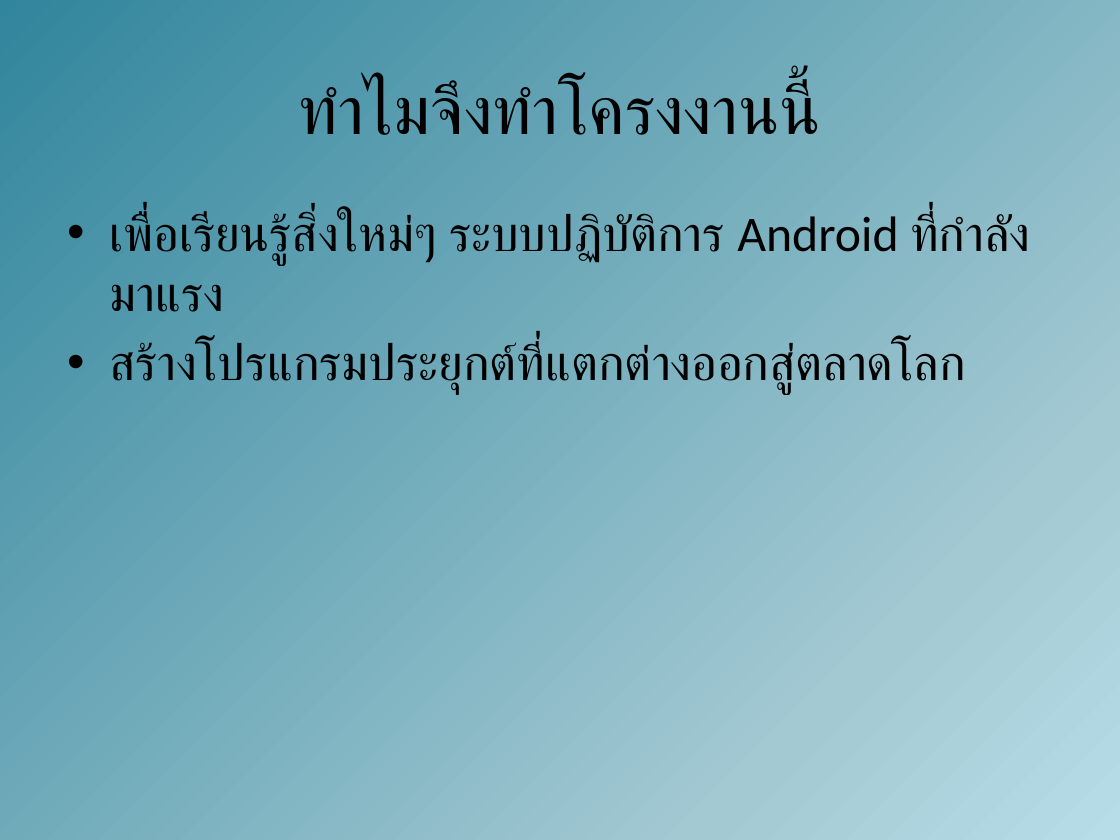
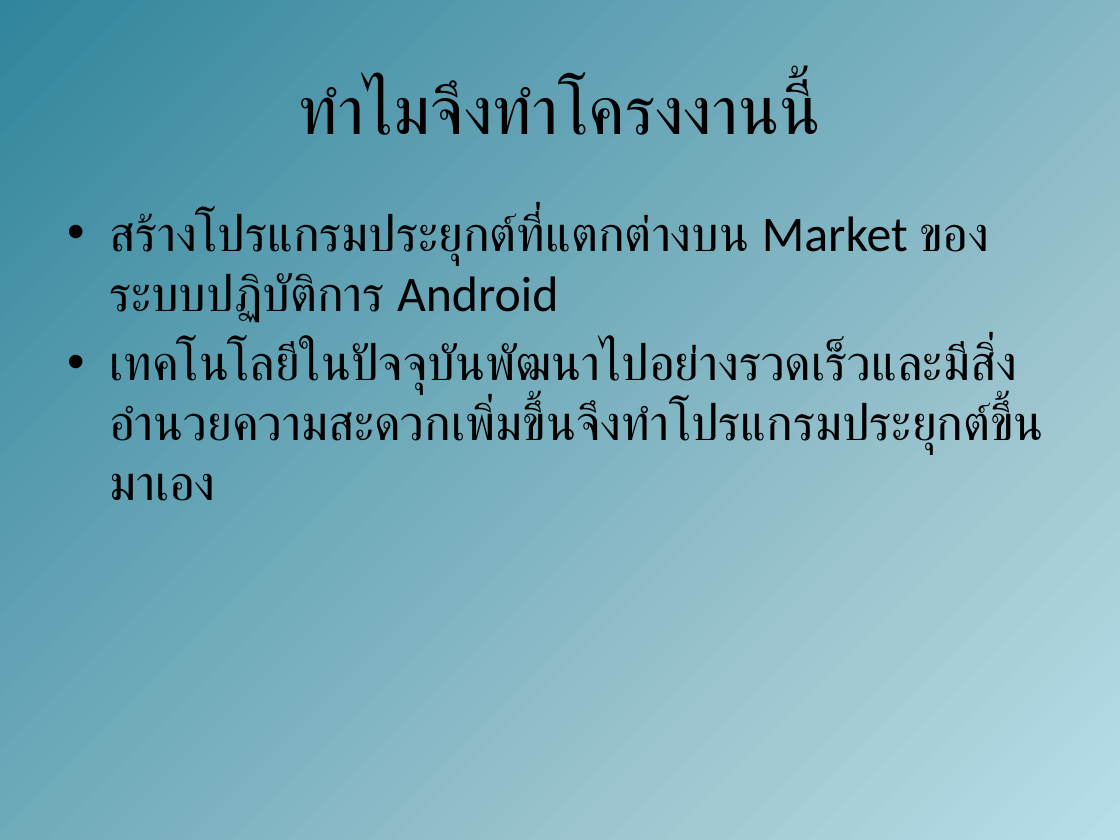
Before and after one commit to amfeelgood/Senior_Project, a slide deck: slide 2 of Doc/ProjectPresentation1.pptx. Drawn at 1120x840 pixels with LibreOffice and Linux fonts; fonts in the diff are those of the drawing. Boxes give left, top, right and bottom in pixels: in the first picture for what was removed or moved away, otherwise in the second. Text is boxed around its words. In the diff, an @@ line names an element or a change of style, - is before the commit and + after.

Commit message:
edit

```diff
--- a/Doc/ProjectPresentation1.pptx
+++ b/Doc/ProjectPresentation1.pptx
@@ text at [109,213,1044,454]: text changed @@
-• เพื่อเรียนรู้สิ่งใหม่ๆ ระบบปฏิบัติการ Android ที่กำลังมาแรง
-• สร้างโปรแกรมประยุกต์ที่แตกต่างออกสู่ตลาดโลก
+• สร้างโปรแกรมประยุกต์ที่แตกต่างบน Market ของระบบปฏิบัติการ Android
+• เทคโนโลยีในปัจจุบันพัฒนาไปอย่างรวดเร็วและมีสิ่งอำนวยความสะดวกเพิ่มขึ้นจึงทำโปรแกรมประยุกต์ขึ้นมาเอง
```
Also in this commit, not shown: 3 other slides changed.
